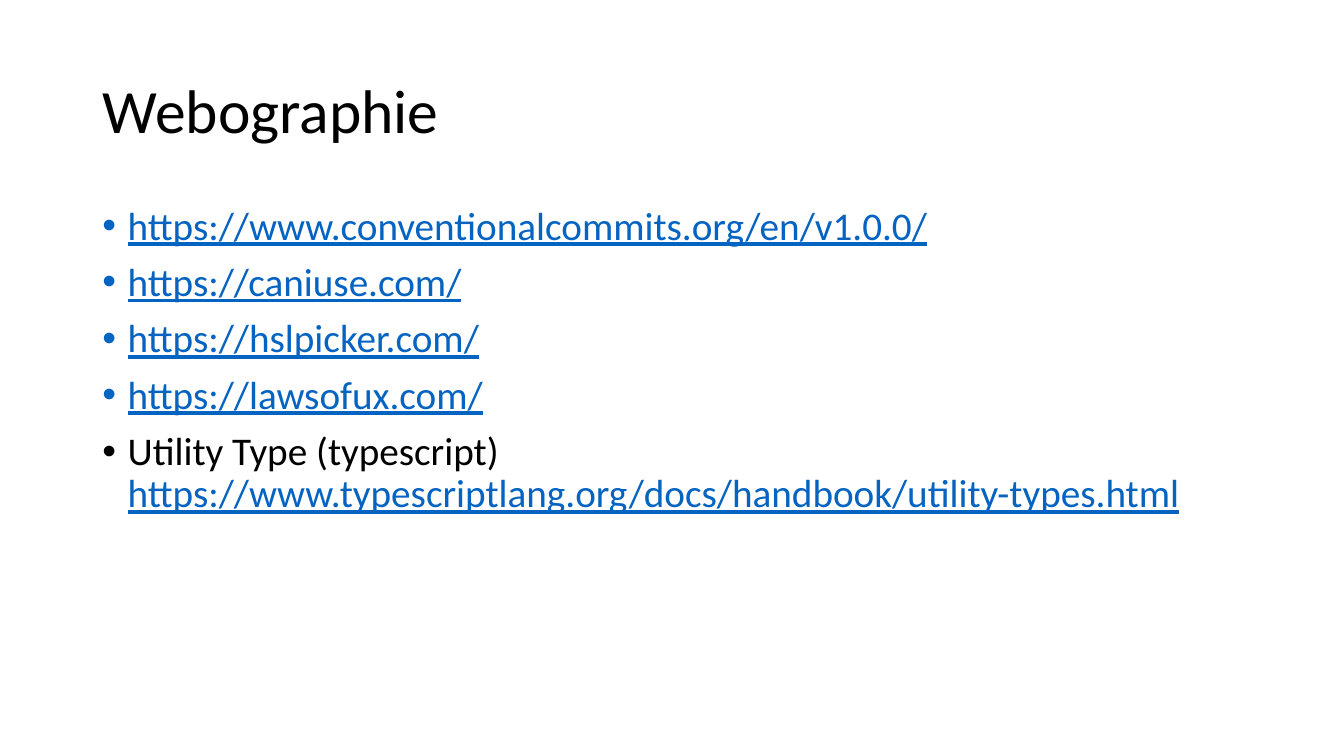
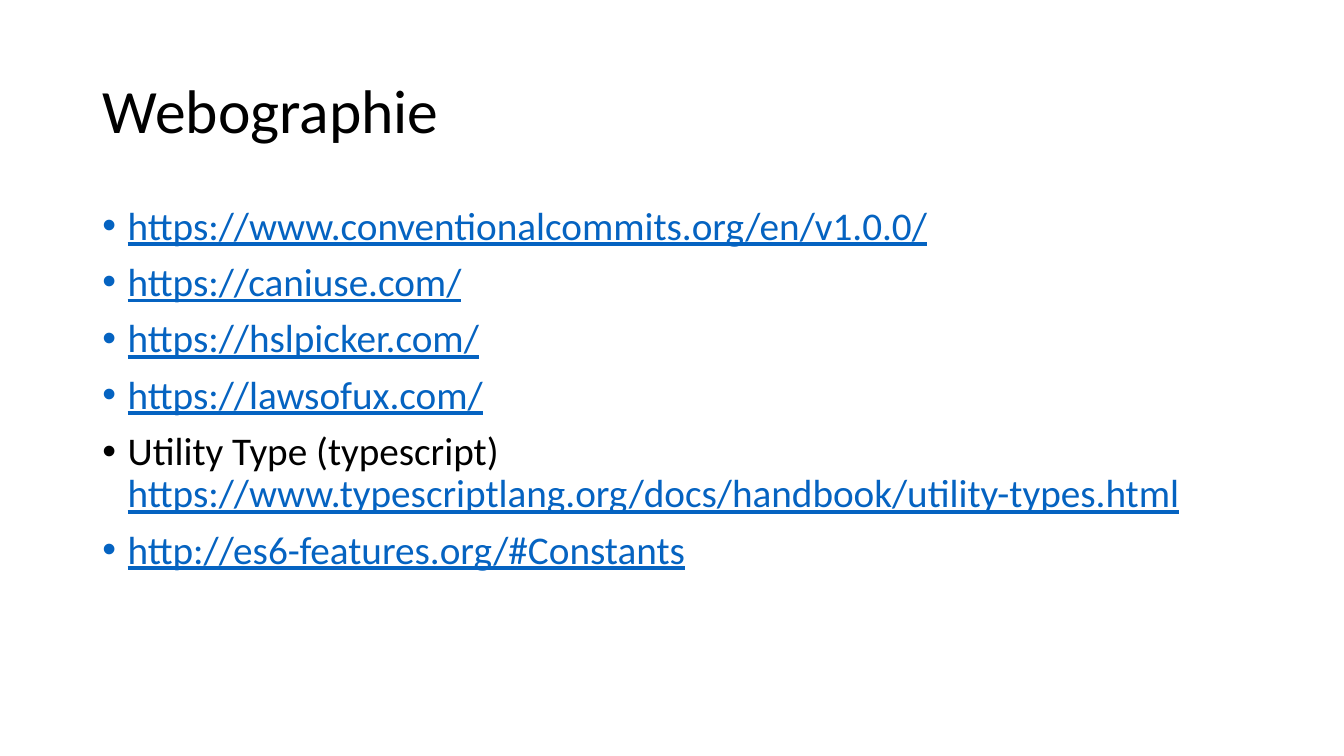
Before and after one commit to jlg-formation/tjs-nov-2021, a slide deck: slide 4 of notes.pptx. Drawn at 1344x756 pixels with LibreOffice and Linux fonts; fonts in the diff are those of the drawing. Boxes give left, top, right and bottom in pixels: in the first picture for what was removed or moved away, otherwise in the second. Text is boxed around its words. In the diff, an @@ line names an element or a change of style, - is before the commit and + after.

```diff
--- a/notes.pptx
+++ b/notes.pptx
@@ text at (x1=128, y1=536, x2=685, y2=571): paragraph added @@
+• http://es6-features.org/#Constants
```
Also in this commit, not shown: 2 other slides changed, 1 slide added.
